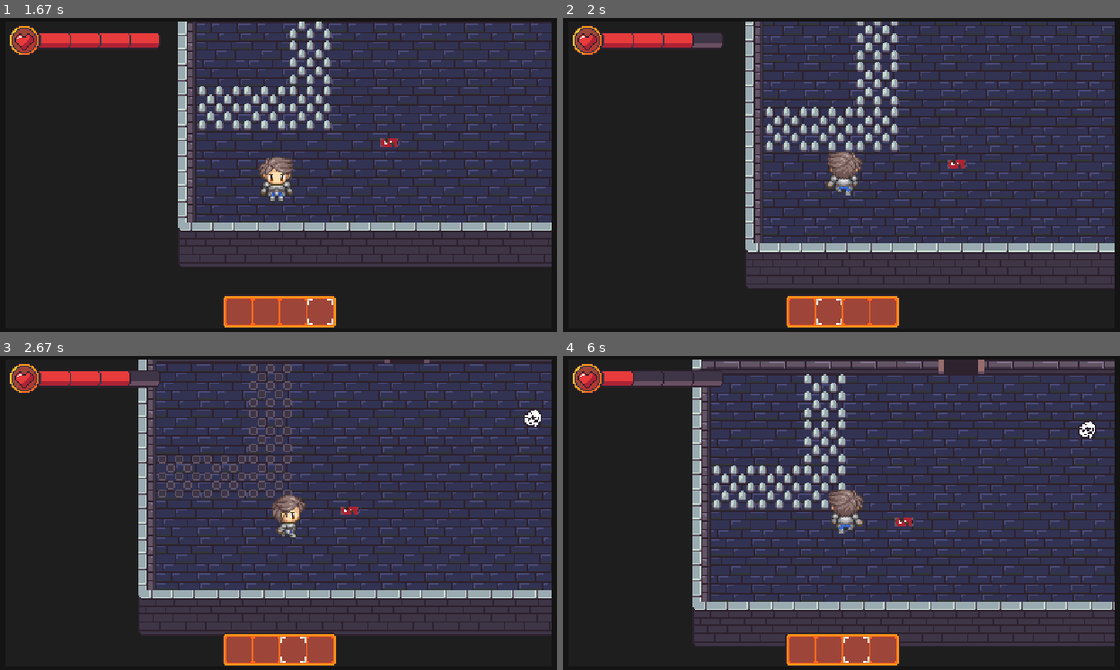
Above: before the commit, frames 1-4 (two rows, left to right).
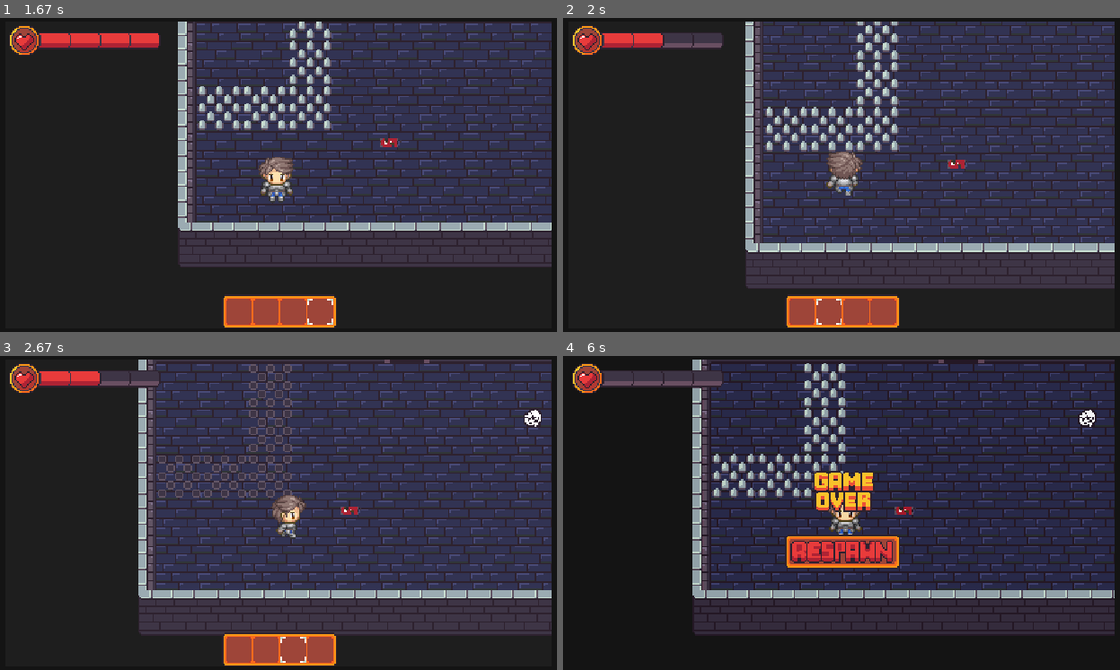
Above: after the commit, the same moments.

Repository: CyberSurge-Dev/PygameTesting
Game: pygame game, started from main.py
The game is run twice, just before and just after one commit, with the same random seed, the same clock (stepped at 60 frames per second) and the same inputs.
Inputs (mouse positions are in pixels of both pictures, inside the frame that each line leads up to):
- Up to frame 1 (1.67 s): hold A 0.33-0.87 s; hold S 0.9-1.2 s; tap 3 at 1.05 s; hold A 1.23-1.63 s; tap 4 at 1.38 s
- Up to frame 2 (2 s): hold W from 1.67 s (still down); tap 2 at 1.82 s
- Up to frame 3 (2.67 s): release W at 2.03 s; hold D from 2.07 s (still down); tap 3 at 2.22 s
- Up to frame 4 (6 s): release D at 2.7 s; tap I at 2.73, 4.47 s; click (796, 403) at 3.12 s; click (796, 494) at 3.45 s; click (796, 431) at 4.18 s; hold A 4.8-5.27 s; tap 4 at 4.95 s; hold D 5.3-5.77 s; tap 2 at 5.45 s; hold W from 5.8 s (still down); tap 3 at 5.95 s

Frame 1 is identical in both runs. In frame 2, 0.2% of the frame differs, in the area x 17-24%, y 4-10%; in frame 3, 0.2%; in frame 4, 42%, in the area x 7-100%, y 1-99%.

Commit message:
Added game over screen. Issue with not kowing variable name in tilemap needs to be fixe, easy fix, just ran out of time.
Co-authored-by: Ruthvika Kambam (Student) <RKambam3093@Cabarrus.K12.nc.us>

Diff:
--- a/data/rooms/main_room.json
+++ b/data/rooms/main_room.json
@@ -74,7 +74,7 @@
         "10;0" : {"id":"wall", "variant":7}
     }, "tile-groups" : {
         "La" : {
-            "meta" : {"cooldown":70, "spike-time":60, "damage":10, "offset":60},
+            "meta" : {"cooldown":70, "spike-time":60, "damage":20, "offset":60},
             "tiles" : {
                 "1;3" : {"id":"spikes"},
                 "2;3" : {"id":"spikes"},
--- a/main.py
+++ b/main.py
@@ -36,6 +36,7 @@
         self.keybinds = self.settings.keybinds # gets a dictionary for game keybinds
         self.sWidth = pygame.display.get_window_size()[0]
         self.sHeight = pygame.display.get_window_size()[1]
+        self.font_screen = pygame.Surface(self.settings.screen_size, pygame.SRCALPHA)
 
         self.assetMap = AssetMap()
 
@@ -120,6 +121,8 @@
 
             self.screen.fill((20, 20, 20))
             self.display.fill((30, 30, 30))
+            self.font_screen.fill((0, 0, 0, 0))
+            self.font_screen.convert_alpha()
 
             # Render the tilemap
             self.tilemap.render(self.display, render_scroll)
@@ -128,9 +131,12 @@
             self.player.update(**self.movement)
             self.player.render(self.display, render_scroll)
 
+
+
             # Scale the display surface to best fit the screen
             self.screen.blit(pygame.transform.scale( self.display, (self.dWidth, self.dHeight) ),
                              ((self.sWidth/2)-(self.dWidth/2) , (self.sHeight/2)-(self.dHeight/2)))
+            self.screen.blit(self.font_screen, (0, 0))
 
             # Update Telemetry data
             self.telemetry.update() # update telemetry data
--- a/scripts/assetMap.py
+++ b/scripts/assetMap.py
@@ -51,7 +51,9 @@
         "inventory" : load_image("gui/inventory.png"),
         "health-emblem" : load_image("gui/health_bar/emblem.png"),
         "empty-health-bar" : load_image("gui/health_bar/empty_bar.png"),
-        "filled-health-bar" : load_image("gui/health_bar/filled_bar.png")
+        "filled-health-bar" : load_image("gui/health_bar/filled_bar.png"),
+        "game-over-image" : load_image("gui/game_over/game_over_text.png"),
+        "respawn-button" : load_image("gui/game_over/respawn_button.png")
     }
     items = {
         "bucket" : Item("Bucket", 4, load_image('items/bucket.png'), {}, pickup_item),
--- a/scripts/entities.py
+++ b/scripts/entities.py
@@ -13,11 +13,12 @@
 """
 # --------------------------------------------------------------------------------
 # External imports
+from cgitb import reset
 import pygame
 import math
 
 # Internal imports
-from scripts.guiElements import ItemBar, ClosableTextBox, Inventory, HealthBar
+from scripts.guiElements import ItemBar, Inventory, HealthBar, GameOver
 from scripts.guiManager import GUIManager
 from scripts.utils import blit
 # --------------------------------------------------------------------------------
@@ -171,12 +172,25 @@
                                              self.assetMap.gui["empty-health-bar"],
                                              self.assetMap.gui['filled-health-bar'],
                                              40, 40))
+        self.hud.add('game-over', GameOver((self.game.dPos.CENTER[0], self.game.dPos.CENTER[1]-30), (0,0), self.game.scale, self.assetMap.gui["game-over-image"], self.assetMap.gui["respawn-button"], self.reset))
+        self.hud.ignore('game-over')
         self.health_bar = self.hud.menu_items['health-bar']
         self.inventory = self.hud.menu_items['inventory']
         self.inventory_open = False
         self.interaction = False
 
         super().__init__(game, pos, size, self.assetMap.entities['player'], multiplier, exceptions)
+
+    def reset(self):
+        """Function that handles what is done when game over"""
+        print("clicked!")
+        self.gameManager.set_room(0)
+        self.health_bar.health = self.health_bar.max_health
+        self.hud.background_tint = False
+        self.hud.ignore('game-over')
+        self.hud.unignore('itembar')
+        self.stunned = False
+        self.pos = (self.tilemap.maxx//2, self.tilemap.maxy//2)
 
     def check_events(self, event):
         """Check events for the player"""
@@ -218,9 +232,14 @@
         else:
             self.interaction = False
         if self.health_bar.dead:
-            self.gameManager.set_room(0)
-            self.health_bar.health = self.health_bar.max_health
-            self.health_bar.dead = False
+            self.hud.background_tint = True
+            self.stunned = True
+            try:
+                self.hud.ignore('itembar')
+                self.hud.unignore('game-over')
+            except: pass
+
+
 
         self.tilemap.check_collisions(self.rect(), self)
 
--- a/scripts/guiElements.py
+++ b/scripts/guiElements.py
@@ -171,7 +171,7 @@
     """Class to create a text-box on the screen"""
     def __init__(self, pos, scale, image, text, center=True):
         super().__init__(pos, (160, 40), scale, [], center)
-        self.font = pygame.font.Font('freesansbold.ttf', 30)
+        self.font = pygame.font.Font('freesansbold.ttf', 12)
         self.padding = 4
         self.text = []
         self.image = image
@@ -190,8 +190,8 @@
     """Class to create a text-box on the screen"""
     def __init__(self, pos, scale, box_image, button_image, text, center=True):
         super().__init__(pos, (box_image.get_width(), box_image.get_height()), scale, [pygame.MOUSEBUTTONDOWN], center)
-        self.font = pygame.font.Font('freesansbold.ttf', 20)
-        self.padding = 4
+        self.font = pygame.font.Font('freesansbold.ttf', 12)
+        self.padding = 2
         self.image = box_image
         self.text = []
         if self.center:
@@ -209,10 +209,10 @@
     def render(self, disp):
         super().render(disp)
         if self.center:
-            temp_pos = [self.center_pos[0]+self.padding, self.center_pos[1]+self.padding]
+            temp_pos = [self.center_pos[0]+self.padding*4, self.center_pos[1]+self.padding]
             for font in self.text:
                 render_font(font, self.scale, temp_pos)
-                temp_pos[1] += self.font.get_height()
+                temp_pos[1] += self.font.get_height()-4
         self.button.render(disp)
 
 
@@ -389,3 +389,26 @@
         if not self.damaged:
             self.health -= damage_amount
             self.damaged = True
+
+class GameOver(MenuItem):
+    """Class for GameOver Screen"""
+    def __init__(self, pos, size, scale, game_over_image, respawn_button, func, center=True):
+        super().__init__(pos, size, scale, [pygame.MOUSEBUTTONDOWN], center)
+        self.image = game_over_image
+        self.respawn_button = respawn_button
+        self.button = Button(
+           (self.center_pos[0], self.center_pos[1]+self.image.get_height()+40),
+           (self.respawn_button.get_width(), self.respawn_button.get_height()),
+           self.scale,
+           self.respawn_button,
+           "", func
+        )
+
+    def render(self, disp):
+        """Render the images"""
+        blit(disp, self.image, (self.center_pos[0]-self.respawn_button.get_width()//4, self.center_pos[1]))
+        self.button.render(disp)
+
+    def check_events(self, event):
+        """Checks the event for the object"""
+        self.button.check_events(event)
--- a/scripts/utils.py
+++ b/scripts/utils.py
@@ -42,7 +42,7 @@
     def __init__(self, save_file, tilemap, game):
         """Initialize GameManager variables"""
         global screen
-        screen = game.screen
+        screen = game.font_screen
 
         self.tilemap = tilemap
         with open(save_file+'/rooms.json') as f:
@@ -165,8 +165,7 @@
     """Poorly made hack to fix the low resolution font rendering"""
     print(screen)
     print((pos[0]*scale[0], pos[1]*scale[1]))
-    blit()
-    blit(screen, font, (pos[0]/scale[0], pos[1]/scale[1]))
+    blit(screen, font, (pos[0]*scale[0], pos[1]*scale[1]))
 
 def load_images(path):
     """Loads all images in given path and returns them as a list of pygame surface objects (can also be Animation objects)."""
